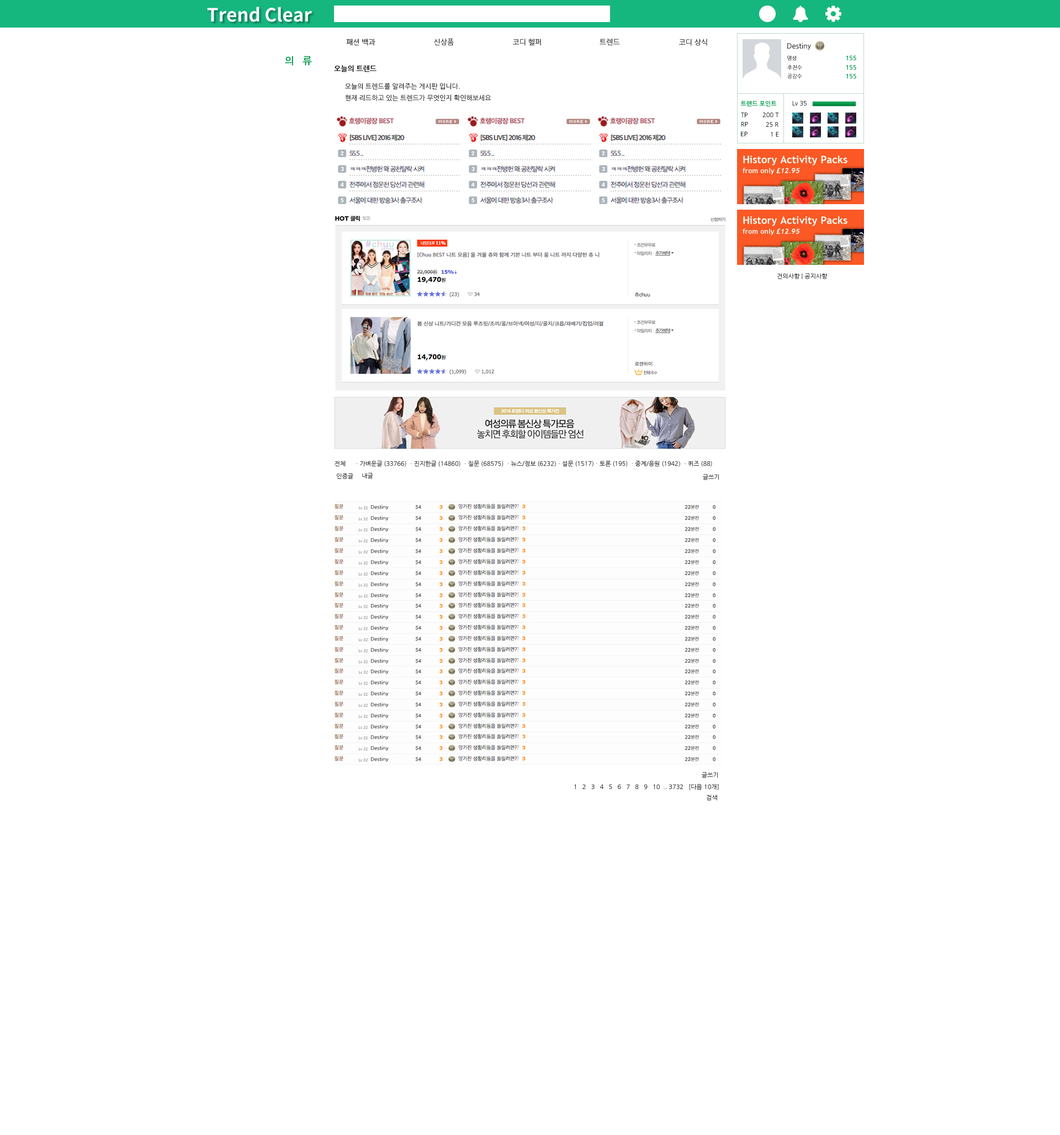
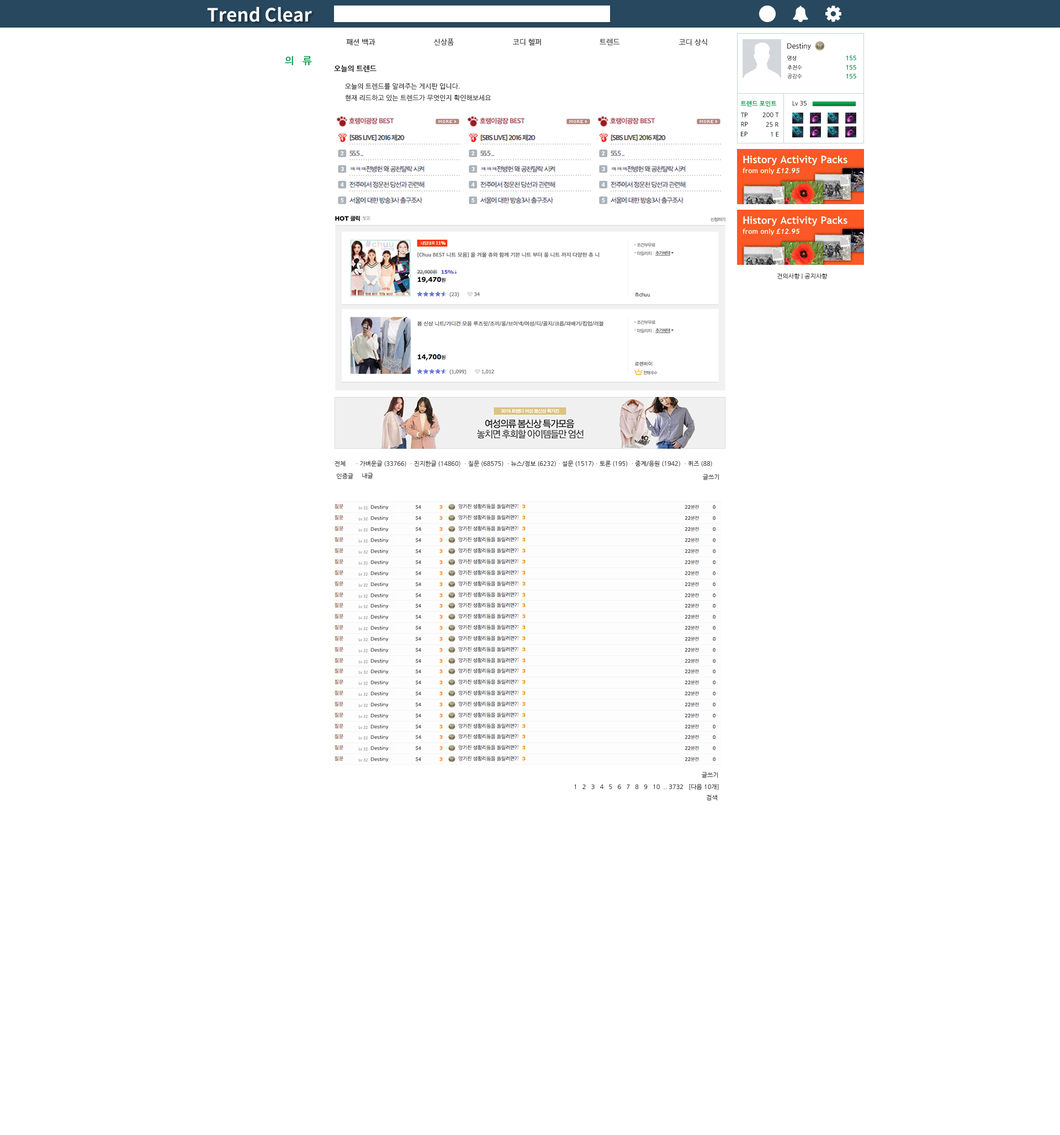
Layered file, before and after one edit (1060x1135). Changes by layer:
painted on "헤더" over [0, 0, 1060, 28]
